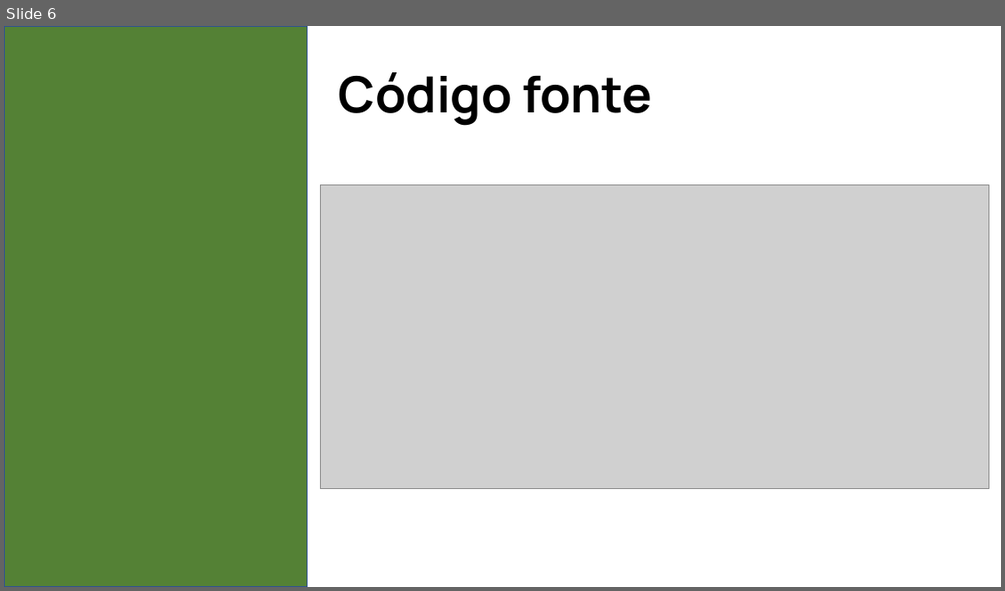
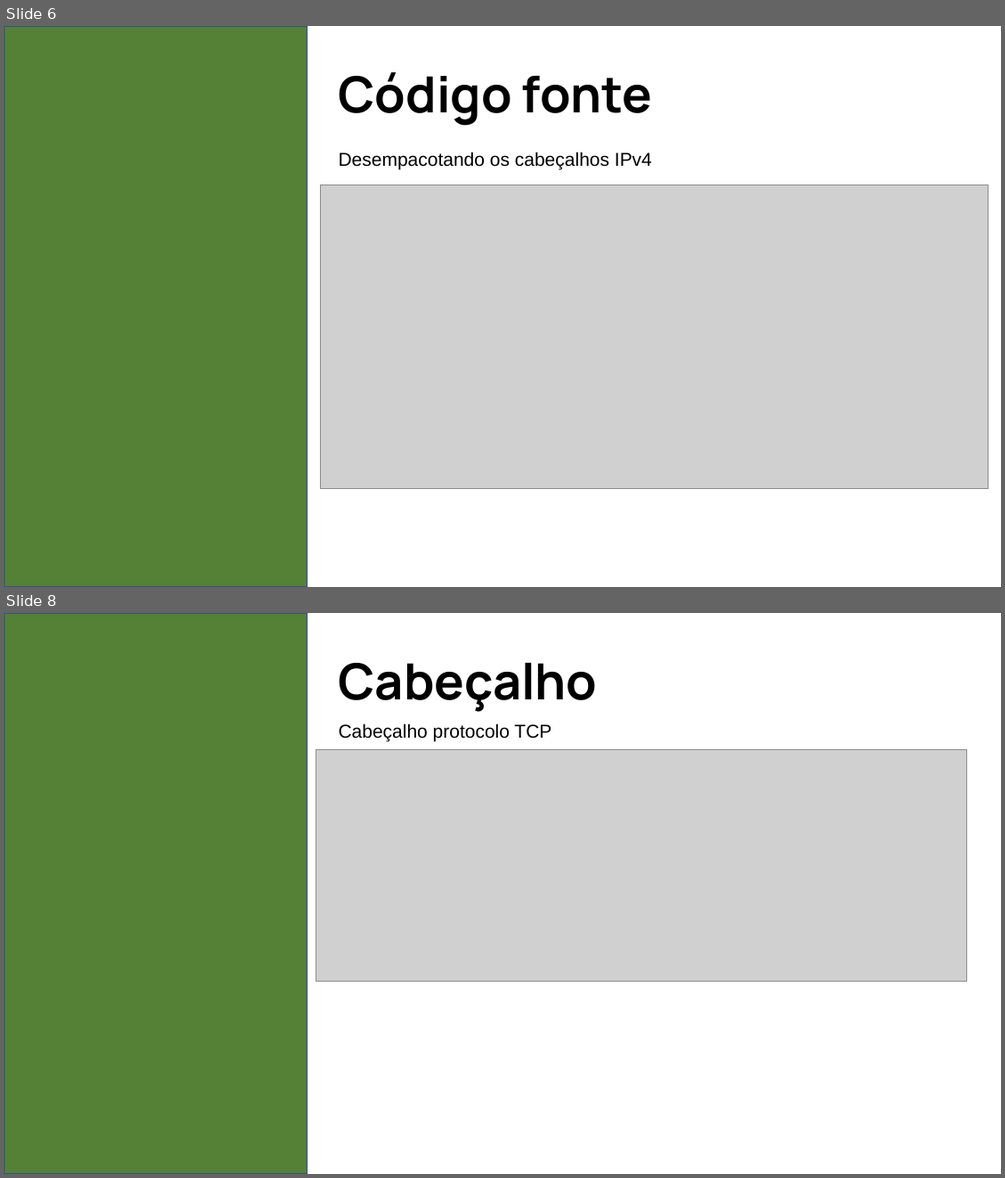
Before and after one commit to erick-andrade1/projeto-redes-2, a slide deck: Slide redes 2.pptx. Shown one above the other, each under a label of ours: slide 6 before the commit, slides 6 and 8 after it; the slides between them are not shown. The pictures are 1005x591 and 1005x1178 pixels, drawn with LibreOffice and Linux fonts; fonts in the diff are those of the drawing; grey boxes stand for pictures. Boxes give left, top, right and bottom in pixels: in the first picture for what was removed or moved away, otherwise in the second. Text is boxed around its words. In the diff, an @@ line names an element or a change of style, - is before the commit and + after.

```diff
--- a/Slide redes 2.pptx
+++ b/Slide redes 2.pptx
@@ slide 8 added at box(4, 613, 1001, 1174), background #FFFFFF @@
@@ rectangle added at box(4, 613, 307, 1174), fill #548135, outline #31538F 1 pt @@
@@ text added at box(339, 663, 598, 712), 48 pt, text #000000, bold @@
+Cabeçalho
@@ text added at box(339, 723, 551, 742), 18 pt, text #000000 @@
+Cabeçalho protocolo TCP
@@ picture added at box(316, 750, 967, 981) @@
@@ slide 6 changed as well @@
@@ text added at box(339, 151, 652, 169), 18 pt, text #000000 @@
+Desempacotando os cabeçalhos IPv4
```
Also in this commit, not shown: 2 other slides changed, 6 other slides added, 5 slides removed, 2 other files.
